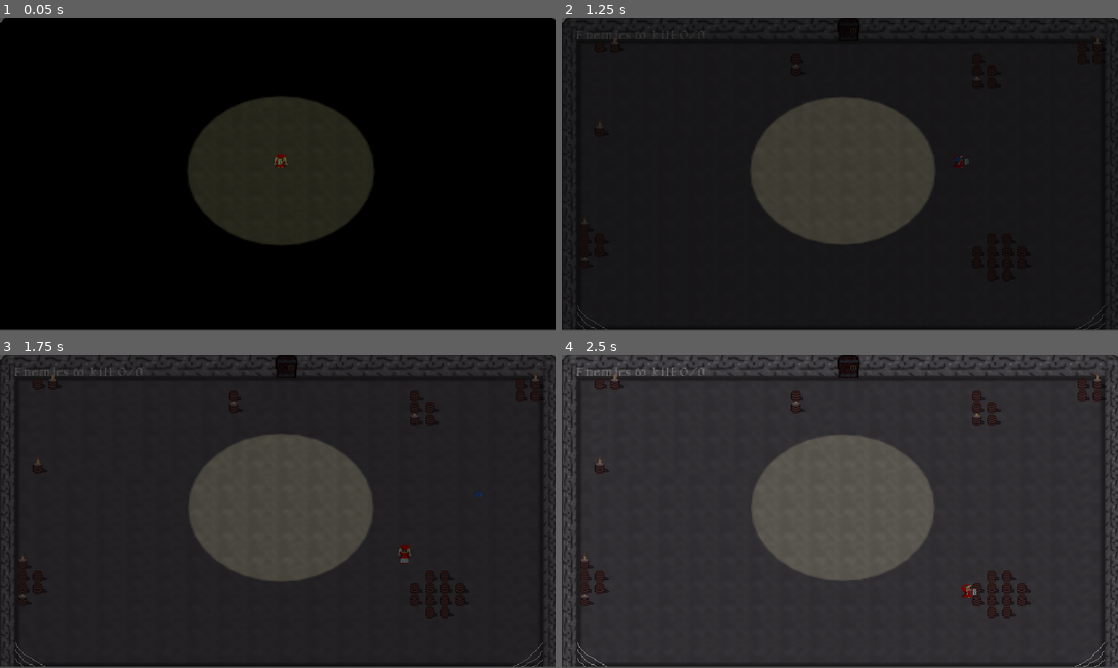
Above: before the commit, frames 1-4 (two rows, left to right).
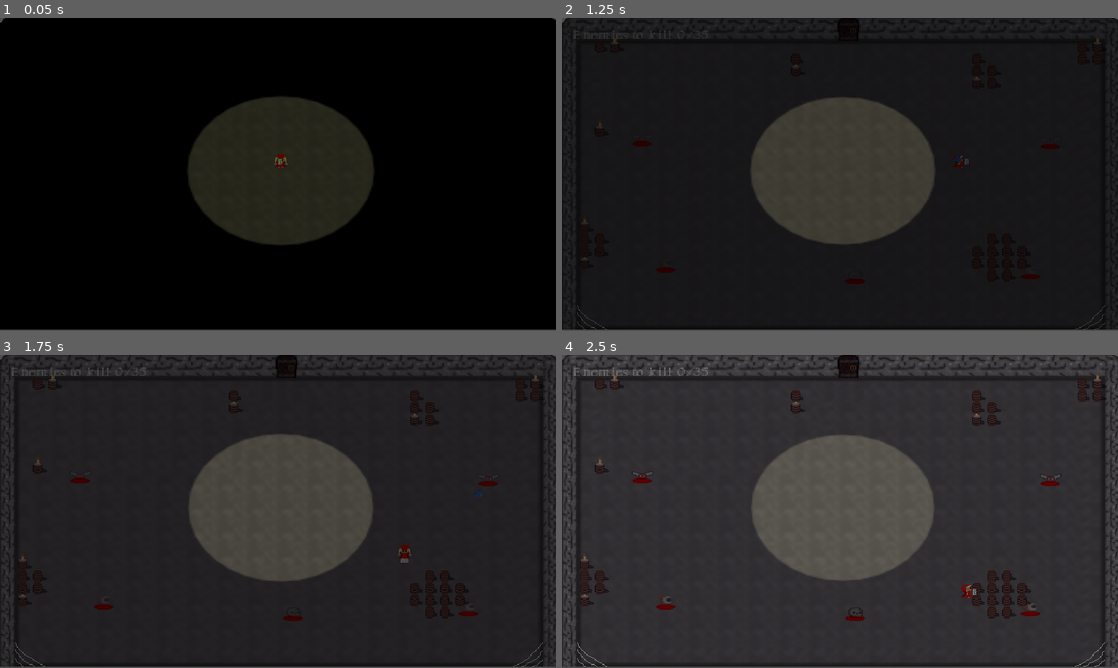
Above: after the commit, the same moments.

Repository: Ivan29020/Dantes-Reinterpretation
Game: Godot game, scene res://Scena/piano_4.tscn
The game is run twice, just before and just after one commit, with the same random seed, the same clock (stepped at 60 frames per second) and the same inputs. This scene is started directly instead of the project's main scene. The engine's default icon, where the game draws it, is replaced by a stand-in: a white triangle on a blue panel in a dark square.
Inputs (mouse positions are in pixels of both pictures, inside the frame that each line leads up to):
- Up to frame 1 (0.05 s): no input
- Up to frame 2 (1.25 s): tap Enter at 0.5 s; move the mouse to (962, 158) at 0.52 s; press the mouse at (962, 158) at 0.53 s; hold Right (button_right) from 0.53 s (still down)
- Up to frame 3 (1.75 s): move the mouse to (166, 527) at 1.27 s; release Right (button_right) at 1.28 s; release the mouse at (166, 527) at 1.28 s; hold Down (button_down) from 1.28 s (still down); tap Shift (button2) at 1.35 s
- Up to frame 4 (2.5 s): move the mouse to (895, 442) at 2.02 s; release Down (button_down) at 2.03 s; hold Right (button_right) from 2.03 s (still down); tap E (button3) at 2.1 s

Frame 1 is identical in both runs. In frame 2, less than 0.1% of the frame differs, in the area x 2-87%, y 4-84%; in frame 3, 0.3%; in frame 4, 0.5%, in the area x 2-90%, y 4-85%.

Commit message:
GIOCO
IL GIOCO

Diff:
--- a/Nemici/mosca_potenziata.tscn
+++ b/Nemici/mosca_potenziata.tscn
@@ -47,6 +47,7 @@
 
 [node name="nemico_base" instance=ExtResource("1_16ydn")]
 script = ExtResource("2_q7hmd")
+punteggio = 15
 
 [node name="Sprite2D" parent="." index="0"]
 sprite_frames = SubResource("SpriteFrames_u5l7j")
--- a/Scena/piano_1.tscn
+++ b/Scena/piano_1.tscn
@@ -1,8 +1,68 @@
-[gd_scene load_steps=2 format=3 uid="uid://da06v0r6xyjpt"]
+[gd_scene load_steps=3 format=3 uid="uid://da06v0r6xyjpt"]
 
 [ext_resource type="PackedScene" uid="uid://bh0juf18k6xbo" path="res://Scena/piano_base.tscn" id="1_i5kqp"]
+[ext_resource type="PackedScene" uid="uid://l8n6m8hpus4q" path="res://Sistemi/Spawner.tscn" id="2_u5fal"]
 
 [node name="Piano_base" instance=ExtResource("1_i5kqp")]
 
 [node name="Giocatore" parent="." index="2"]
 position = Vector2(297, 192)
+
+[node name="Killcounter" parent="." index="3"]
+obbiettivo = 25
+obbiettivo_hard = 25
+
+[node name="Spawner" parent="." index="7" instance=ExtResource("2_u5fal")]
+position = Vector2(84, 160)
+time = 0.5
+id = 2
+
+[node name="Spawner2" parent="." index="8" instance=ExtResource("2_u5fal")]
+position = Vector2(517, 164)
+time = 0.5
+id = 2
+
+[node name="Spawner3" parent="." index="9" instance=ExtResource("2_u5fal")]
+position = Vector2(496, 337)
+time = 0.5
+id = 3
+
+[node name="Spawner4" parent="." index="10" instance=ExtResource("2_u5fal")]
+position = Vector2(310, 343)
+time = 0.5
+id = 2
+
+[node name="Spawner5" parent="." index="11" instance=ExtResource("2_u5fal")]
+position = Vector2(109, 328)
+time = 0.5
+id = 3
+
+[node name="Spawner6" parent="." index="12" instance=ExtResource("2_u5fal")]
+position = Vector2(521, 68)
+time = 0.5
+id = 3
+hard_mode = true
+
+[node name="Spawner7" parent="." index="13" instance=ExtResource("2_u5fal")]
+position = Vector2(392, 68)
+time = 0.5
+id = 2
+hard_mode = true
+
+[node name="Spawner8" parent="." index="14" instance=ExtResource("2_u5fal")]
+position = Vector2(188, 68)
+time = 0.5
+id = 2
+hard_mode = true
+
+[node name="Spawner9" parent="." index="15" instance=ExtResource("2_u5fal")]
+position = Vector2(71, 75)
+time = 0.5
+id = 3
+hard_mode = true
+
+[node name="Spawner10" parent="." index="16" instance=ExtResource("2_u5fal")]
+position = Vector2(302, 64)
+time = 0.5
+id = 2
+hard_mode = true
--- a/Scena/piano_2.tscn
+++ b/Scena/piano_2.tscn
@@ -12,26 +12,72 @@
 [node name="Giocatore" parent="." index="2"]
 position = Vector2(300, 201)
 
+[node name="Killcounter" parent="." index="3"]
+obbiettivo = 45
+obbiettivo_hard = 30
+
 [node name="Spawner" parent="." index="6" instance=ExtResource("2_pff5q")]
 position = Vector2(118, 128)
+time = 1.0
 id = 4
 
 [node name="Spawner2" parent="." index="7" instance=ExtResource("2_pff5q")]
 position = Vector2(83, 337)
+time = 1.0
 id = 4
 
 [node name="Spawner3" parent="." index="8" instance=ExtResource("2_pff5q")]
 position = Vector2(269, 37)
+time = 0.5
 id = 2
 
 [node name="Spawner4" parent="." index="9" instance=ExtResource("2_pff5q")]
 position = Vector2(511, 151)
+time = 1.0
 id = 4
 
 [node name="Spawner5" parent="." index="10" instance=ExtResource("2_pff5q")]
-position = Vector2(346, 378)
+position = Vector2(405, 378)
+time = 0.5
 id = 2
 
 [node name="Spawner6" parent="." index="11" instance=ExtResource("2_pff5q")]
 position = Vector2(543, 282)
+time = 0.5
 id = 3
+
+[node name="Spawner7" parent="." index="12" instance=ExtResource("2_pff5q")]
+position = Vector2(232, 372)
+time = 0.5
+id = 4
+hard_mode = true
+
+[node name="Spawner8" parent="." index="13" instance=ExtResource("2_pff5q")]
+position = Vector2(89, 251)
+time = 0.5
+id = 3
+hard_mode = true
+
+[node name="Spawner9" parent="." index="14" instance=ExtResource("2_pff5q")]
+position = Vector2(506, 230)
+time = 0.5
+id = 4
+hard_mode = true
+
+[node name="Spawner10" parent="." index="15" instance=ExtResource("2_pff5q")]
+position = Vector2(522, 80)
+time = 0.5
+id = 3
+hard_mode = true
+
+[node name="Spawner11" parent="." index="16" instance=ExtResource("2_pff5q")]
+position = Vector2(410, 40)
+time = 0.5
+id = 3
+hard_mode = true
+
+[node name="Spawner12" parent="." index="17" instance=ExtResource("2_pff5q")]
+position = Vector2(98, 51)
+time = 0.5
+id = 3
+hard_mode = true
--- a/Scena/piano_3.tscn
+++ b/Scena/piano_3.tscn
@@ -11,30 +11,87 @@
 [node name="Giocatore" parent="." index="2"]
 position = Vector2(300, 204)
 
+[node name="Killcounter" parent="." index="3"]
+obbiettivo = 35
+obbiettivo_hard = 50
+
 [node name="Restrizione" parent="." index="4"]
 max_dimensione = 150
 dimensione = 150
 
 [node name="Spawner" parent="." index="6" instance=ExtResource("2_0yxyj")]
-position = Vector2(290, 56)
+position = Vector2(301, 59)
+time = 0.5
 id = 2
 
 [node name="Spawner2" parent="." index="7" instance=ExtResource("2_0yxyj")]
-position = Vector2(274, 366)
+position = Vector2(290, 360)
+time = 0.5
 id = 2
 
 [node name="Spawner3" parent="." index="8" instance=ExtResource("2_0yxyj")]
 position = Vector2(70, 262)
-id = 2
+time = 0.5
+id = 3
 
 [node name="Spawner4" parent="." index="9" instance=ExtResource("2_0yxyj")]
 position = Vector2(69, 113)
-id = 2
+time = 0.5
+id = 4
 
 [node name="Spawner5" parent="." index="10" instance=ExtResource("2_0yxyj")]
 position = Vector2(546, 118)
-id = 2
+time = 0.5
+id = 3
 
 [node name="Spawner6" parent="." index="11" instance=ExtResource("2_0yxyj")]
 position = Vector2(549, 270)
+time = 0.5
+id = 4
+
+[node name="Spawner7" parent="." index="12" instance=ExtResource("2_0yxyj")]
+position = Vector2(161, 188)
+time = 0.5
 id = 2
+
+[node name="Spawner8" parent="." index="13" instance=ExtResource("2_0yxyj")]
+position = Vector2(527, 351)
+time = 0.5
+id = 4
+hard_mode = true
+
+[node name="Spawner9" parent="." index="14" instance=ExtResource("2_0yxyj")]
+position = Vector2(508, 199)
+time = 0.5
+id = 3
+hard_mode = true
+
+[node name="Spawner10" parent="." index="15" instance=ExtResource("2_0yxyj")]
+position = Vector2(427, 361)
+time = 0.5
+id = 4
+hard_mode = true
+
+[node name="Spawner11" parent="." index="16" instance=ExtResource("2_0yxyj")]
+position = Vector2(104, 367)
+time = 0.5
+id = 4
+hard_mode = true
+
+[node name="Spawner12" parent="." index="17" instance=ExtResource("2_0yxyj")]
+position = Vector2(98, 49)
+time = 0.5
+id = 3
+hard_mode = true
+
+[node name="Spawner13" parent="." index="18" instance=ExtResource("2_0yxyj")]
+position = Vector2(516, 65)
+time = 0.5
+id = 3
+hard_mode = true
+
+[node name="Spawner14" parent="." index="19" instance=ExtResource("2_0yxyj")]
+position = Vector2(374, 83)
+time = 0.5
+id = 2
+hard_mode = true
--- a/Scena/piano_4.tscn
+++ b/Scena/piano_4.tscn
@@ -1,8 +1,27 @@
 [gd_scene load_steps=2 format=3 uid="uid://rxuacop1720l"]
 
-[ext_resource type="PackedScene" uid="uid://dn37x3ltlsvbv" path="res://Scena/piano_1.tscn" id="1_usvuc"]
+[ext_resource type="PackedScene" uid="uid://da06v0r6xyjpt" path="res://Scena/piano_1.tscn" id="1_usvuc"]
 
 [node name="Piano_4" instance=ExtResource("1_usvuc")]
 
 [node name="Porta" parent="." index="1"]
 scena = "res://Scena/piano_5.tscn"
+
+[node name="Killcounter" parent="." index="3"]
+obbiettivo = 35
+obbiettivo_hard = 45
+
+[node name="Spawner" parent="." index="7"]
+id = 4
+
+[node name="Spawner2" parent="." index="8"]
+id = 4
+
+[node name="Spawner6" parent="." index="12"]
+id = 6
+
+[node name="Spawner7" parent="." index="13"]
+id = 5
+
+[node name="Spawner8" parent="." index="14"]
+id = 5
--- a/Scena/piano_5.tscn
+++ b/Scena/piano_5.tscn
@@ -1,8 +1,68 @@
-[gd_scene load_steps=2 format=3 uid="uid://cw36uxlubss1r"]
+[gd_scene load_steps=3 format=3 uid="uid://40af4bx5q25q"]
 
-[ext_resource type="PackedScene" uid="uid://dn37x3ltlsvbv" path="res://Scena/piano_1.tscn" id="1_yedcb"]
+[ext_resource type="PackedScene" uid="uid://bh0juf18k6xbo" path="res://Scena/piano_base.tscn" id="1_xdnns"]
+[ext_resource type="PackedScene" uid="uid://l8n6m8hpus4q" path="res://Sistemi/Spawner.tscn" id="2_aefrm"]
 
-[node name="piano_5" instance=ExtResource("1_yedcb")]
+[node name="Piano_5" instance=ExtResource("1_xdnns")]
 
 [node name="Porta" parent="." index="1"]
 scena = "res://Scena/piano_6.tscn"
+
+[node name="Killcounter" parent="." index="3"]
+obbiettivo = 35
+obbiettivo_hard = 55
+
+[node name="Spawner" parent="." index="7" instance=ExtResource("2_aefrm")]
+position = Vector2(126, 98)
+time = 0.5
+id = 4
+
+[node name="Spawner2" parent="." index="8" instance=ExtResource("2_aefrm")]
+position = Vector2(489, 154)
+time = 0.5
+id = 4
+
+[node name="Spawner3" parent="." index="9" instance=ExtResource("2_aefrm")]
+position = Vector2(413, 364)
+time = 0.5
+id = 3
+
+[node name="Spawner4" parent="." index="10" instance=ExtResource("2_aefrm")]
+position = Vector2(171, 349)
+time = 0.5
+id = 3
+
+[node name="Spawner5" parent="." index="11" instance=ExtResource("2_aefrm")]
+position = Vector2(158, 203)
+time = 0.5
+id = 2
+
+[node name="Spawner6" parent="." index="12" instance=ExtResource("2_aefrm")]
+position = Vector2(154, 67)
+time = 0.5
+id = 5
+hard_mode = true
+
+[node name="Spawner7" parent="." index="13" instance=ExtResource("2_aefrm")]
+position = Vector2(412, 71)
+time = 0.5
+id = 5
+hard_mode = true
+
+[node name="Spawner8" parent="." index="14" instance=ExtResource("2_aefrm")]
+position = Vector2(518, 221)
+time = 0.5
+id = 6
+hard_mode = true
+
+[node name="Spawner9" parent="." index="15" instance=ExtResource("2_aefrm")]
+position = Vector2(301, 375)
+time = 0.5
+id = 3
+hard_mode = true
+
+[node name="Spawner10" parent="." index="16" instance=ExtResource("2_aefrm")]
+position = Vector2(69, 229)
+time = 0.5
+id = 6
+hard_mode = true
--- a/Scena/piano_6.tscn
+++ b/Scena/piano_6.tscn
@@ -1,8 +1,79 @@
-[gd_scene load_steps=2 format=3 uid="uid://dhnu71qxyy7s0"]
+[gd_scene load_steps=3 format=3 uid="uid://cggkgim18u028"]
 
-[ext_resource type="PackedScene" uid="uid://cw36uxlubss1r" path="res://Scena/piano_5.tscn" id="1_fwuwy"]
+[ext_resource type="PackedScene" uid="uid://bh0juf18k6xbo" path="res://Scena/piano_base.tscn" id="1_j5g32"]
+[ext_resource type="PackedScene" uid="uid://l8n6m8hpus4q" path="res://Sistemi/Spawner.tscn" id="2_8cs7c"]
 
-[node name="piano_6" instance=ExtResource("1_fwuwy")]
+[node name="Piano_6" instance=ExtResource("1_j5g32")]
 
 [node name="Porta" parent="." index="1"]
 scena = "res://Scena/piano_7.tscn"
+
+[node name="Killcounter" parent="." index="3"]
+obbiettivo = 40
+obbiettivo_hard = 70
+
+[node name="Spawner" parent="." index="7" instance=ExtResource("2_8cs7c")]
+position = Vector2(432, 199)
+time = 0.5
+id = 2
+
+[node name="Spawner2" parent="." index="8" instance=ExtResource("2_8cs7c")]
+position = Vector2(156, 200)
+time = 0.5
+id = 2
+
+[node name="Spawner3" parent="." index="9" instance=ExtResource("2_8cs7c")]
+position = Vector2(293, 374)
+time = 0.5
+id = 4
+
+[node name="Spawner4" parent="." index="10" instance=ExtResource("2_8cs7c")]
+position = Vector2(302, 56)
+time = 0.5
+id = 4
+
+[node name="Spawner5" parent="." index="11" instance=ExtResource("2_8cs7c")]
+position = Vector2(504, 172)
+time = 0.5
+id = 3
+
+[node name="Spawner6" parent="." index="12" instance=ExtResource("2_8cs7c")]
+position = Vector2(61, 171)
+time = 0.5
+id = 3
+
+[node name="Spawner7" parent="." index="13" instance=ExtResource("2_8cs7c")]
+position = Vector2(420, 73)
+time = 0.5
+id = 5
+hard_mode = true
+
+[node name="Spawner8" parent="." index="14" instance=ExtResource("2_8cs7c")]
+position = Vector2(138, 73)
+time = 0.5
+id = 5
+hard_mode = true
+
+[node name="Spawner9" parent="." index="15" instance=ExtResource("2_8cs7c")]
+position = Vector2(487, 274)
+time = 0.5
+id = 6
+hard_mode = true
+
+[node name="Spawner10" parent="." index="16" instance=ExtResource("2_8cs7c")]
+position = Vector2(373, 377)
+time = 0.5
+id = 7
+hard_mode = true
+
+[node name="Spawner11" parent="." index="17" instance=ExtResource("2_8cs7c")]
+position = Vector2(206, 373)
+time = 0.5
+id = 7
+hard_mode = true
+
+[node name="Spawner12" parent="." index="18" instance=ExtResource("2_8cs7c")]
+position = Vector2(90, 285)
+time = 0.5
+id = 6
+hard_mode = true
--- a/Scena/piano_7.tscn
+++ b/Scena/piano_7.tscn
@@ -1,8 +1,91 @@
-[gd_scene load_steps=2 format=3 uid="uid://cxyirbt0lqlly"]
+[gd_scene load_steps=3 format=3 uid="uid://ugekmtym525j"]
 
-[ext_resource type="PackedScene" uid="uid://dhnu71qxyy7s0" path="res://Scena/piano_6.tscn" id="1_mky1s"]
+[ext_resource type="PackedScene" uid="uid://bh0juf18k6xbo" path="res://Scena/piano_base.tscn" id="1_vmrml"]
+[ext_resource type="PackedScene" uid="uid://l8n6m8hpus4q" path="res://Sistemi/Spawner.tscn" id="2_824yj"]
 
-[node name="piano_7" instance=ExtResource("1_mky1s")]
+[node name="Piano_7" instance=ExtResource("1_vmrml")]
 
 [node name="Porta" parent="." index="1"]
 scena = "res://Scena/piano_8.tscn"
+
+[node name="Killcounter" parent="." index="3"]
+obbiettivo = 55
+obbiettivo_hard = 80
+
+[node name="Spawner" parent="." index="7" instance=ExtResource("2_824yj")]
+position = Vector2(177, 279)
+time = 0.5
+id = 2
+
+[node name="Spawner2" parent="." index="8" instance=ExtResource("2_824yj")]
+position = Vector2(291, 320)
+scale = Vector2(1.02778, 1)
+time = 0.5
+id = 2
+
+[node name="Spawner3" parent="." index="9" instance=ExtResource("2_824yj")]
+position = Vector2(416, 295)
+time = 0.5
+id = 2
+
+[node name="Spawner4" parent="." index="10" instance=ExtResource("2_824yj")]
+position = Vector2(511, 210)
+time = 0.5
+id = 4
+
+[node name="Spawner5" parent="." index="11" instance=ExtResource("2_824yj")]
+position = Vector2(403, 46)
+time = 0.5
+id = 5
+
+[node name="Spawner6" parent="." index="12" instance=ExtResource("2_824yj")]
+position = Vector2(98, 59)
+time = 0.5
+id = 4
+
+[node name="Spawner7" parent="." index="13" instance=ExtResource("2_824yj")]
+position = Vector2(88, 291)
+time = 0.5
+id = 3
+
+[node name="Spawner8" parent="." index="14" instance=ExtResource("2_824yj")]
+position = Vector2(500, 130)
+time = 0.5
+id = 5
+hard_mode = true
+
+[node name="Spawner9" parent="." index="15" instance=ExtResource("2_824yj")]
+position = Vector2(293, 61)
+time = 0.5
+id = 5
+hard_mode = true
+
+[node name="Spawner10" parent="." index="16" instance=ExtResource("2_824yj")]
+position = Vector2(84, 141)
+time = 0.5
+id = 5
+hard_mode = true
+
+[node name="Spawner11" parent="." index="17" instance=ExtResource("2_824yj")]
+position = Vector2(504, 387)
+time = 0.5
+id = 7
+hard_mode = true
+
+[node name="Spawner12" parent="." index="18" instance=ExtResource("2_824yj")]
+position = Vector2(343, 385)
+time = 0.5
+id = 6
+hard_mode = true
+
+[node name="Spawner13" parent="." index="19" instance=ExtResource("2_824yj")]
+position = Vector2(177, 384)
+time = 0.5
+id = 6
+hard_mode = true
+
+[node name="Spawner14" parent="." index="20" instance=ExtResource("2_824yj")]
+position = Vector2(55, 380)
+time = 0.5
+id = 7
+hard_mode = true
--- a/Scena/piano_8.tscn
+++ b/Scena/piano_8.tscn
@@ -1,8 +1,74 @@
-[gd_scene load_steps=2 format=3 uid="uid://ce4fxdalhrych"]
+[gd_scene load_steps=3 format=3 uid="uid://c6wikxgcbx57h"]
 
-[ext_resource type="PackedScene" uid="uid://cxyirbt0lqlly" path="res://Scena/piano_7.tscn" id="1_rapc0"]
+[ext_resource type="PackedScene" uid="uid://bh0juf18k6xbo" path="res://Scena/piano_base.tscn" id="1_8m606"]
+[ext_resource type="PackedScene" uid="uid://l8n6m8hpus4q" path="res://Sistemi/Spawner.tscn" id="2_q2j8y"]
 
-[node name="piano_8" instance=ExtResource("1_rapc0")]
+[node name="Piano_8" instance=ExtResource("1_8m606")]
 
 [node name="Porta" parent="." index="1"]
 scena = "res://Scena/piano_9.tscn"
+
+[node name="Killcounter" parent="." index="3"]
+obbiettivo = 35
+obbiettivo_hard = 80
+
+[node name="Spawner" parent="." index="7" instance=ExtResource("2_q2j8y")]
+position = Vector2(291, 386)
+time = 0.5
+id = 4
+
+[node name="Spawner2" parent="." index="8" instance=ExtResource("2_q2j8y")]
+position = Vector2(413, 44)
+time = 0.5
+id = 3
+
+[node name="Spawner3" parent="." index="9" instance=ExtResource("2_q2j8y")]
+position = Vector2(154, 42)
+time = 0.5
+id = 3
+
+[node name="Spawner4" parent="." index="10" instance=ExtResource("2_q2j8y")]
+position = Vector2(442, 195)
+time = 0.5
+id = 5
+
+[node name="Spawner5" parent="." index="11" instance=ExtResource("2_q2j8y")]
+position = Vector2(149, 191)
+time = 0.5
+id = 5
+
+[node name="Spawner6" parent="." index="12" instance=ExtResource("2_q2j8y")]
+position = Vector2(447, 272)
+time = 0.5
+id = 5
+hard_mode = true
+
+[node name="Spawner7" parent="." index="13" instance=ExtResource("2_q2j8y")]
+position = Vector2(289, 338)
+time = 0.5
+id = 5
+hard_mode = true
+
+[node name="Spawner8" parent="." index="14" instance=ExtResource("2_q2j8y")]
+position = Vector2(136, 281)
+time = 0.5
+id = 5
+hard_mode = true
+
+[node name="Spawner9" parent="." index="15" instance=ExtResource("2_q2j8y")]
+position = Vector2(502, 105)
+time = 0.5
+id = 7
+hard_mode = true
+
+[node name="Spawner10" parent="." index="16" instance=ExtResource("2_q2j8y")]
+position = Vector2(92, 92)
+time = 0.5
+id = 7
+hard_mode = true
+
+[node name="Spawner11" parent="." index="17" instance=ExtResource("2_q2j8y")]
+position = Vector2(301, 59)
+time = 0.5
+id = 8
+hard_mode = true
--- a/Scena/piano_9.tscn
+++ b/Scena/piano_9.tscn
@@ -1,8 +1,79 @@
-[gd_scene load_steps=2 format=3 uid="uid://bgdur3krio2om"]
+[gd_scene load_steps=3 format=3 uid="uid://ddqob07sqgap5"]
 
-[ext_resource type="PackedScene" uid="uid://ce4fxdalhrych" path="res://Scena/piano_8.tscn" id="1_s5tnx"]
+[ext_resource type="PackedScene" uid="uid://bh0juf18k6xbo" path="res://Scena/piano_base.tscn" id="1_ty0bk"]
+[ext_resource type="PackedScene" uid="uid://l8n6m8hpus4q" path="res://Sistemi/Spawner.tscn" id="2_3p22o"]
 
-[node name="piano_9" instance=ExtResource("1_s5tnx")]
+[node name="Piano_9" instance=ExtResource("1_ty0bk")]
 
 [node name="Porta" parent="." index="1"]
 scena = "res://Scena/piano_finale.tscn"
+
+[node name="Killcounter" parent="." index="3"]
+obbiettivo = 50
+obbiettivo_hard = 80
+
+[node name="Spawner" parent="." index="7" instance=ExtResource("2_3p22o")]
+position = Vector2(296, 65)
+time = 0.5
+id = 2
+
+[node name="Spawner2" parent="." index="8" instance=ExtResource("2_3p22o")]
+position = Vector2(295, 351)
+time = 0.5
+id = 2
+
+[node name="Spawner3" parent="." index="9" instance=ExtResource("2_3p22o")]
+position = Vector2(440, 290)
+time = 0.5
+id = 5
+
+[node name="Spawner4" parent="." index="10" instance=ExtResource("2_3p22o")]
+position = Vector2(148, 290)
+time = 0.5
+id = 5
+
+[node name="Spawner5" parent="." index="11" instance=ExtResource("2_3p22o")]
+position = Vector2(528, 87)
+time = 0.5
+id = 4
+
+[node name="Spawner6" parent="." index="12" instance=ExtResource("2_3p22o")]
+position = Vector2(56, 83)
+time = 0.5
+id = 4
+
+[node name="Spawner7" parent="." index="13" instance=ExtResource("2_3p22o")]
+position = Vector2(391, 352)
+time = 0.5
+id = 5
+hard_mode = true
+
+[node name="Spawner8" parent="." index="14" instance=ExtResource("2_3p22o")]
+position = Vector2(161, 344)
+time = 0.5
+id = 5
+hard_mode = true
+
+[node name="Spawner9" parent="." index="15" instance=ExtResource("2_3p22o")]
+position = Vector2(398, 69)
+time = 0.5
+id = 5
+hard_mode = true
+
+[node name="Spawner10" parent="." index="16" instance=ExtResource("2_3p22o")]
+position = Vector2(178, 70)
+time = 0.5
+id = 5
+hard_mode = true
+
+[node name="Spawner11" parent="." index="17" instance=ExtResource("2_3p22o")]
+position = Vector2(475, 200)
+time = 0.5
+id = 8
+hard_mode = true
+
+[node name="Spawner12" parent="." index="18" instance=ExtResource("2_3p22o")]
+position = Vector2(114, 200)
+time = 0.5
+id = 8
+hard_mode = true
--- a/Scena/piano_finale.tscn
+++ b/Scena/piano_finale.tscn
@@ -1,8 +1,64 @@
-[gd_scene load_steps=2 format=3 uid="uid://b2pyi5xuka0aj"]
+[gd_scene load_steps=3 format=3 uid="uid://b2qw4s7rcrdoj"]
 
-[ext_resource type="PackedScene" uid="uid://bgdur3krio2om" path="res://Scena/piano_9.tscn" id="1_svmhb"]
+[ext_resource type="PackedScene" uid="uid://bh0juf18k6xbo" path="res://Scena/piano_base.tscn" id="1_8qoy7"]
+[ext_resource type="PackedScene" uid="uid://l8n6m8hpus4q" path="res://Sistemi/Spawner.tscn" id="2_0k1ww"]
 
-[node name="piano_finale" instance=ExtResource("1_svmhb")]
+[node name="Piano_finale" instance=ExtResource("1_8qoy7")]
 
 [node name="Porta" parent="." index="1"]
-scena = "res://Scena/piano_2.tscn"
+scena = "res://Menu/Victory.tscn"
+
+[node name="Spawner" parent="." index="7" instance=ExtResource("2_0k1ww")]
+position = Vector2(500, 268)
+time = 0.5
+id = 6
+
+[node name="Spawner2" parent="." index="8" instance=ExtResource("2_0k1ww")]
+position = Vector2(77, 256)
+time = 0.5
+id = 6
+
+[node name="Spawner3" parent="." index="9" instance=ExtResource("2_0k1ww")]
+position = Vector2(504, 73)
+time = 0.5
+id = 6
+
+[node name="Spawner4" parent="." index="10" instance=ExtResource("2_0k1ww")]
+position = Vector2(84, 76)
+time = 0.5
+id = 6
+
+[node name="Spawner5" parent="." index="11" instance=ExtResource("2_0k1ww")]
+position = Vector2(295, 391)
+time = 0.5
+id = 8
+
+[node name="Spawner6" parent="." index="12" instance=ExtResource("2_0k1ww")]
+position = Vector2(468, 129)
+time = 0.5
+id = 8
+hard_mode = true
+
+[node name="Spawner7" parent="." index="13" instance=ExtResource("2_0k1ww")]
+position = Vector2(411, 307)
+time = 0.5
+id = 8
+hard_mode = true
+
+[node name="Spawner8" parent="." index="14" instance=ExtResource("2_0k1ww")]
+position = Vector2(158, 309)
+time = 0.5
+id = 8
+hard_mode = true
+
+[node name="Spawner9" parent="." index="15" instance=ExtResource("2_0k1ww")]
+position = Vector2(116, 136)
+time = 0.5
+id = 2
+hard_mode = true
+
+[node name="Spawner10" parent="." index="16" instance=ExtResource("2_0k1ww")]
+position = Vector2(299, 66)
+time = 0.5
+id = 8
+hard_mode = true
Not shown: 1 places in Scena/piano_2.tscn that only renumber resources
Not shown: 1 places in Scena/piano_3.tscn that only renumber resources
Not shown, changed: Songs/ost_1.mp3.import
